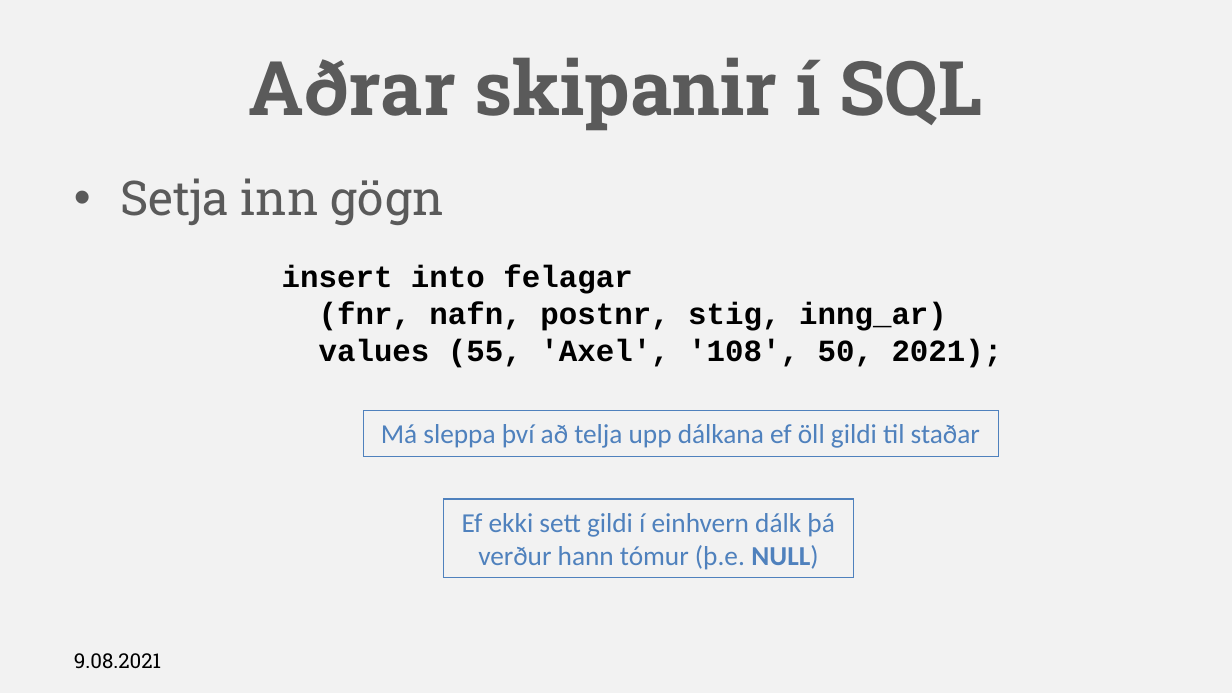
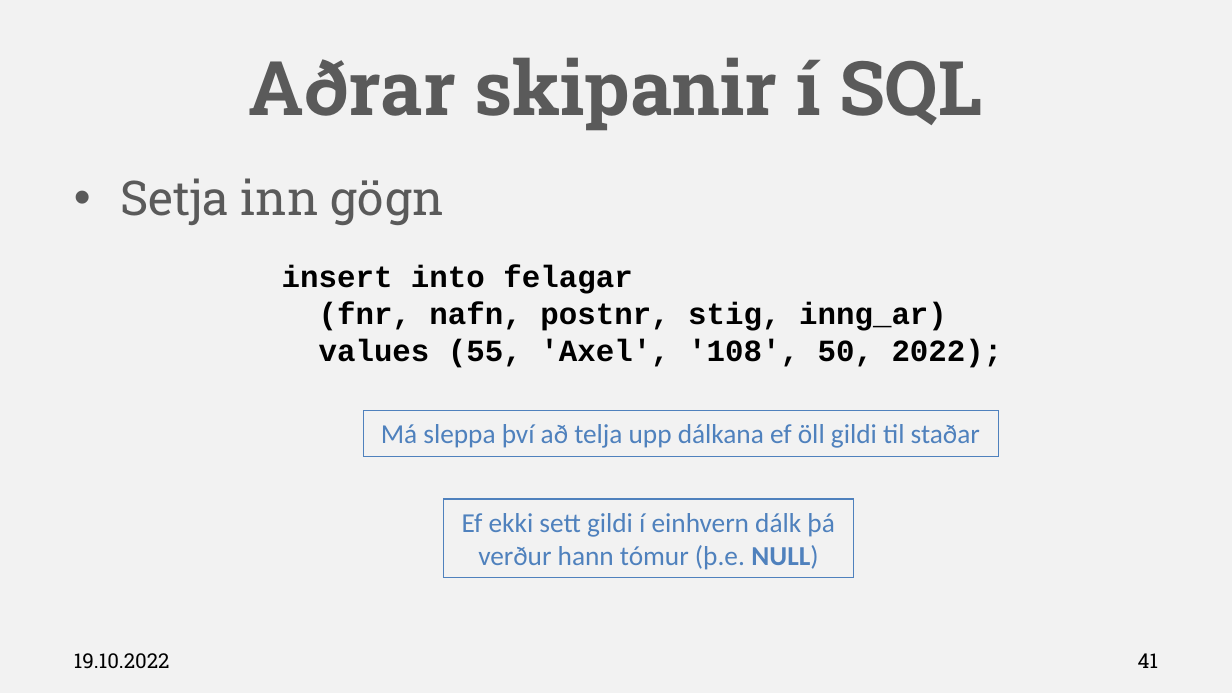
Before and after one commit to Hjalmtyr/SQL1, a slide deck: slide 41 of SQL-I.pptx. Drawn at 1232x693 pixels with LibreOffice and Linux fonts; fonts in the diff are those of the drawing; background and template pictures are left out. Boxes give left, top, right and bottom in pixels: in the first picture for what was removed or moved away, otherwise in the second. Text is boxed around its words. In the diff, an @@ line names an element or a change of style, - is before the commit and + after.

```diff
--- a/SQL-I.pptx
+++ b/SQL-I.pptx
@@ text at (319,339,1003,368): text changed @@
-values (55, 'Axel', '108', 50, 2021);
+values (55, 'Axel', '108', 50, 2022);
@@ text at (74,653,170,669): text changed @@
-9.08.2021
+19.10.2022
@@ page number added at (1138,653,1158,668), 12 pt, text #000000 @@
+41
```
Also in this commit, not shown: 81 other slides changed, 2 slides added, 2 slides removed, 6 other files.
